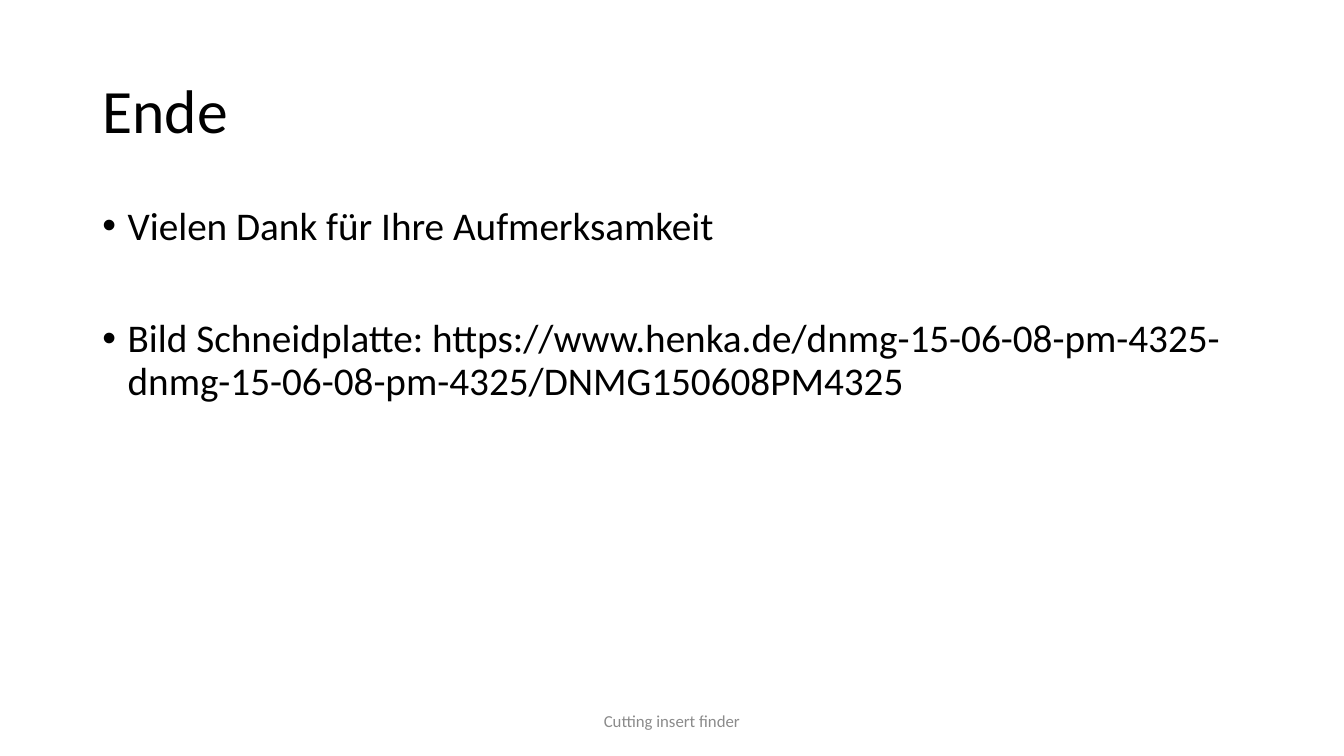
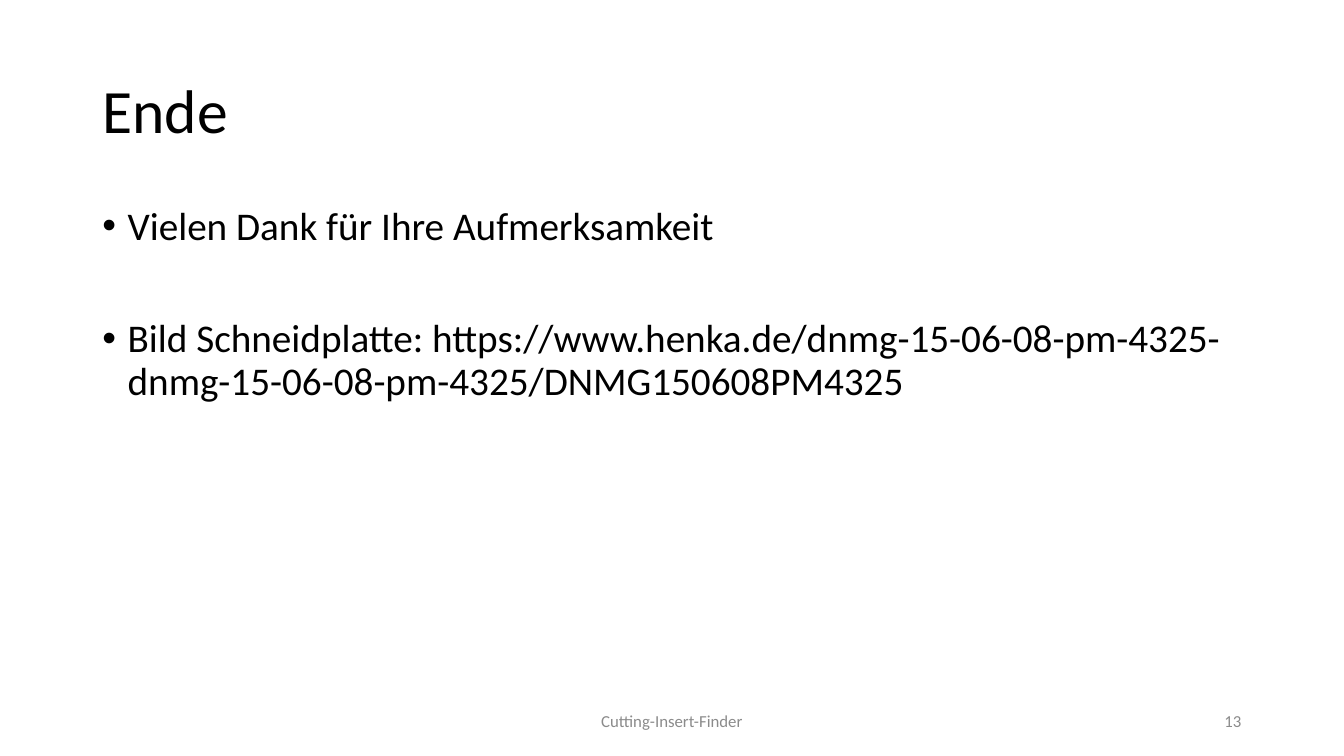
Before and after one commit to vinzenzdreher/DV-Projekt, a slide deck: slide 13 of 4_Praesentation/CuttingInsert Finder.pptx. Drawn at 1344x756 pixels with LibreOffice and Linux fonts; fonts in the diff are those of the drawing; background and template pictures are left out. Boxes give left, top, right and bottom in pixels: in the first picture for what was removed or moved away, otherwise in the second. Text is boxed around its words. In the diff, an @@ line names an element or a change of style, - is before the commit and + after.

```diff
--- a/4_Praesentation/CuttingInsert Finder.pptx
+++ b/4_Praesentation/CuttingInsert Finder.pptx
@@ text at (601, 715, 742, 730): text changed @@
-Cutting insert finder
+Cutting-Insert-Finder
@@ page number added at (1224, 716, 1241, 727), 12 pt, text #8C8C8C @@
+13
```
Also in this commit, not shown: 11 other slides changed, 1 slide added, 1 slide removed, 1 other file.
